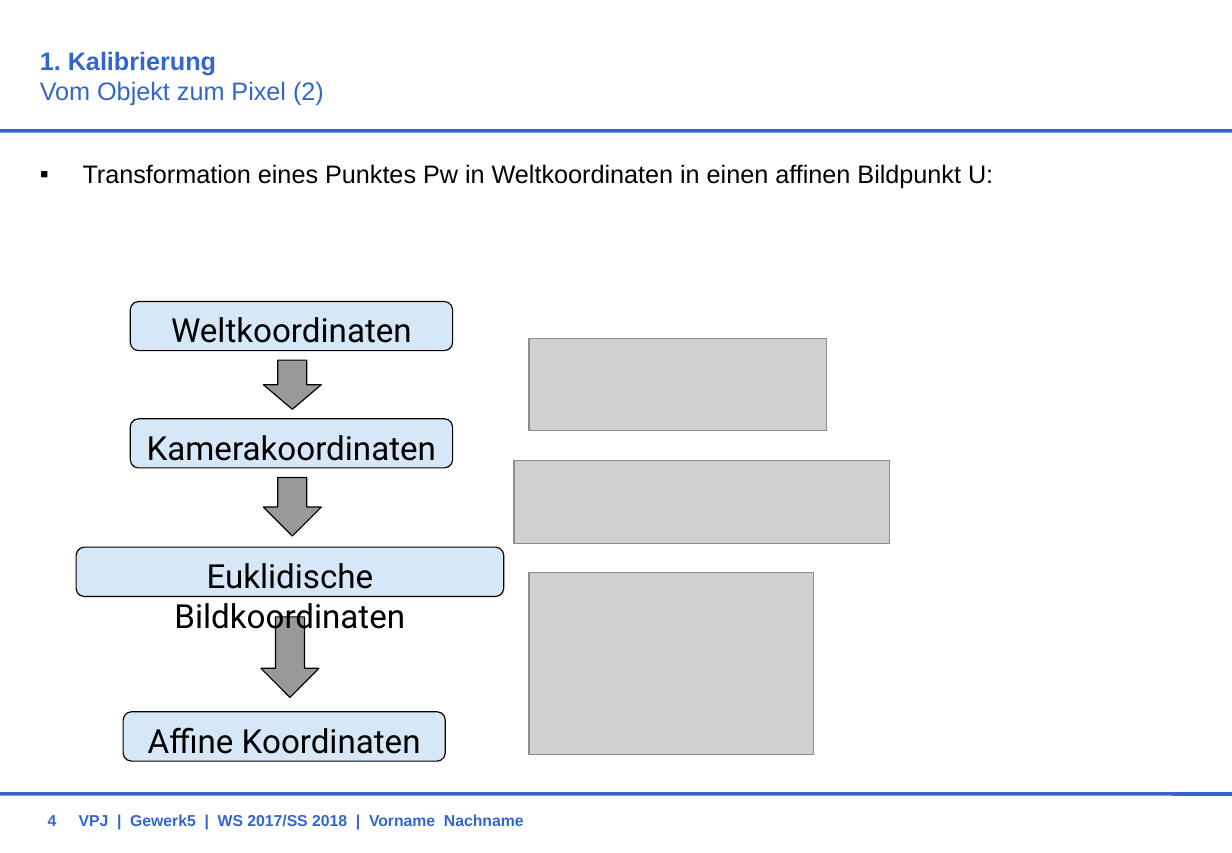
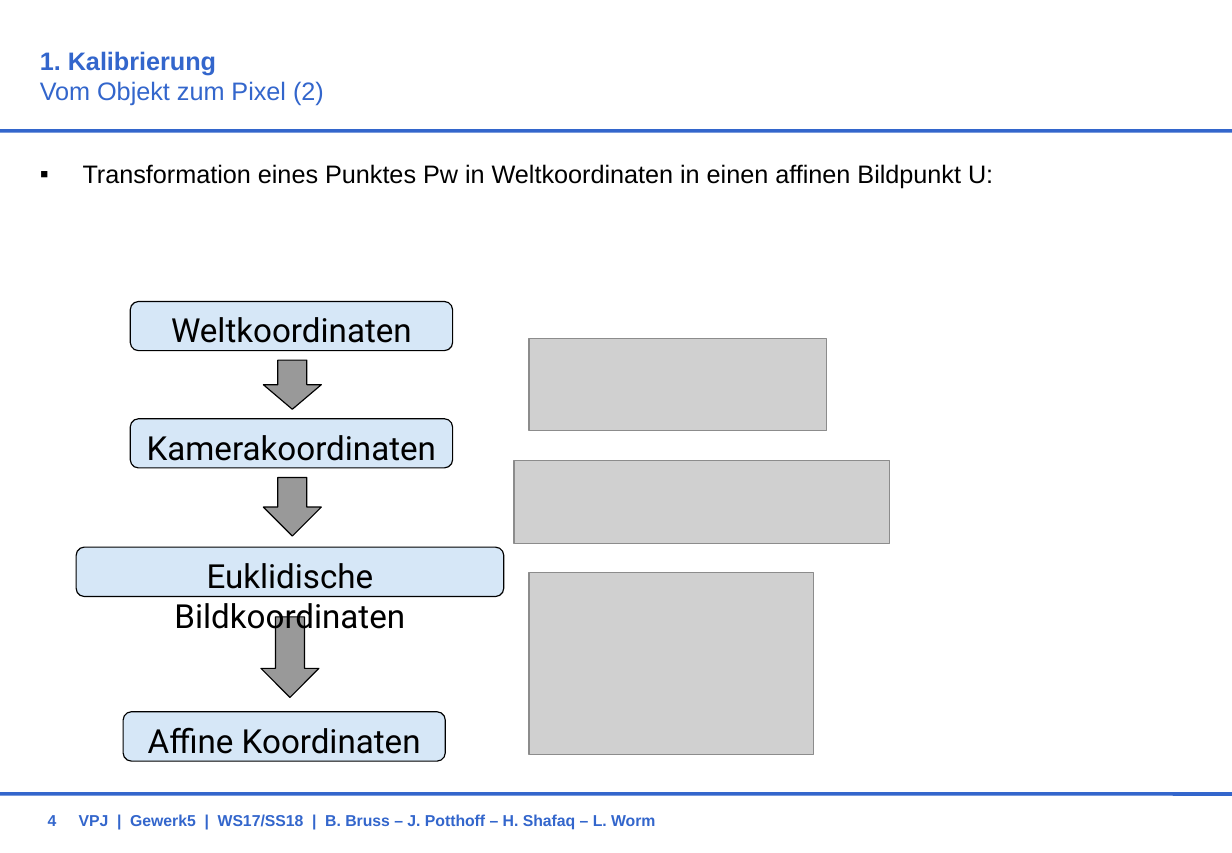
Before and after one commit to BBRUSS/VPJW17G5, a slide deck: slide 4 of 11_Orga/KonzeptG5.ppt. Drawn at 1232x853 pixels with LibreOffice and Linux fonts; fonts in the diff are those of the drawing; grey boxes stand for pictures; background and template pictures are left out. Boxes give left, top, right and bottom in pixels: in the first picture for what was removed or moved away, otherwise in the second. Text is boxed around its words. In the diff, an @@ line names an element or a change of style, - is before the commit and + after.

```diff
--- a/11_Orga/KonzeptG5.ppt
+++ b/11_Orga/KonzeptG5.ppt
@@ down arrow at bbox=[261, 616, 319, 697]: proportions changed @@
@@ text at bbox=[79, 814, 655, 830]: text changed @@
-VPJ | Gewerk5 | WS 2017/SS 2018 | Vorname Nachname
+VPJ | Gewerk5 | WS17/SS18 | B. Bruss – J. Potthoff – H. Shafaq – L. Worm
```
Also in this commit, not shown: 12 other slides changed.
